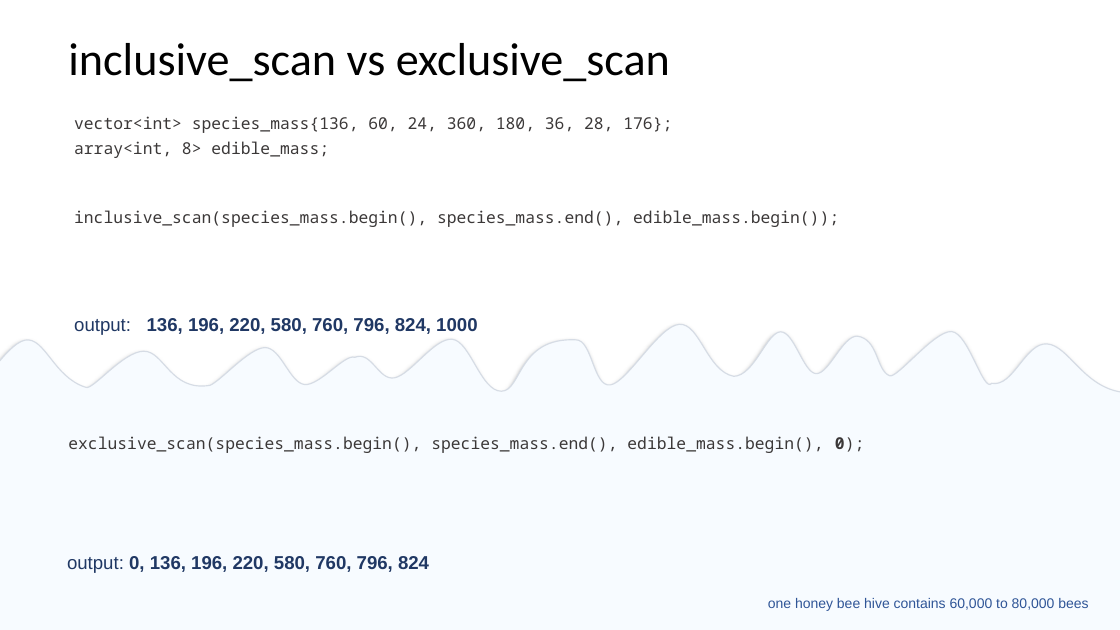
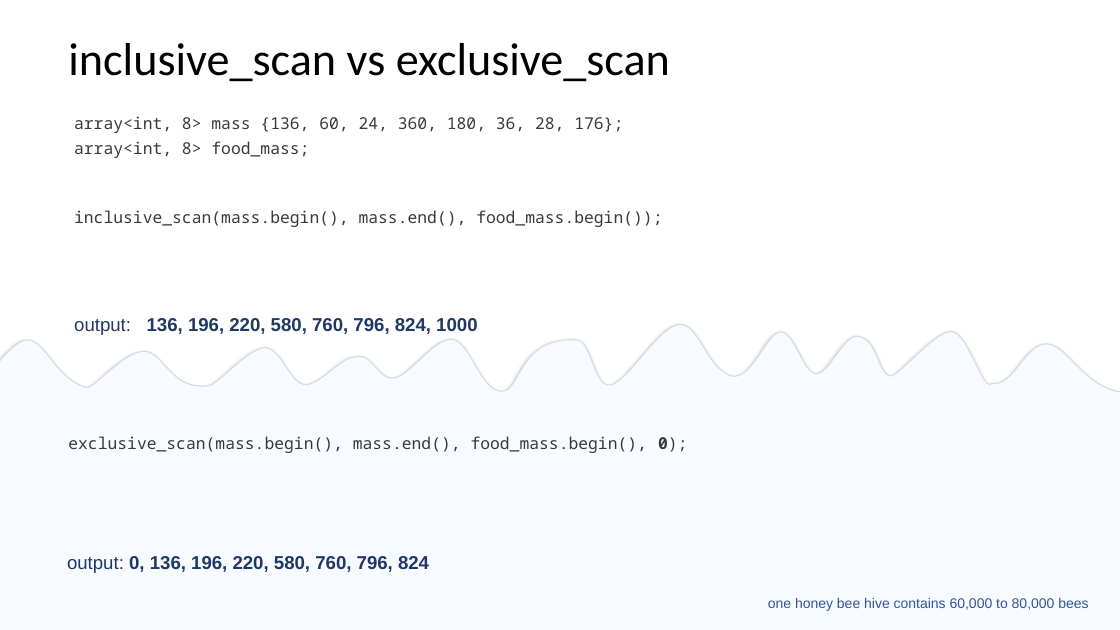
Before and after one commit to EmptySquareBubble/StoriesFromAParallelUniverse-, a slide deck: slide 27 of stories_from_a_paralel_universe.pptx (slide 25 before the commit). Drawn at 1120x630 pixels with LibreOffice and Linux fonts; fonts in the diff are those of the drawing. Boxes give left, top, right and bottom in pixels: in the first picture for what was removed or moved away, otherwise in the second. Text is boxed around its words. In the diff, an @@ line names an element or a change of style, - is before the commit and + after.

Commit message:
connect inclusive/exclusive scan examples

```diff
--- a/stories_from_a_paralel_universe.pptx
+++ b/stories_from_a_paralel_universe.pptx
@@ text at box(74, 116, 623, 158): text changed @@
-vector<int> species_mass{136, 60, 24, 360, 180, 36, 28, 176};
-array<int, 8> edible_mass;
+array<int, 8> mass {136, 60, 24, 360, 180, 36, 28, 176};
+array<int, 8> food_mass;
@@ text at box(74, 210, 662, 227): text changed @@
-inclusive_scan(species_mass.begin(), species_mass.end(), edible_mass.begin());
+inclusive_scan(mass.begin(), mass.end(), food_mass.begin());
@@ text at box(68, 436, 687, 453): text changed @@
-exclusive_scan(species_mass.begin(), species_mass.end(), edible_mass.begin(), 0);
+exclusive_scan(mass.begin(), mass.end(), food_mass.begin(), 0);
```
Also in this commit, not shown: 13 other slides changed, 4 slides added, 1 slide removed, 2 other files.
